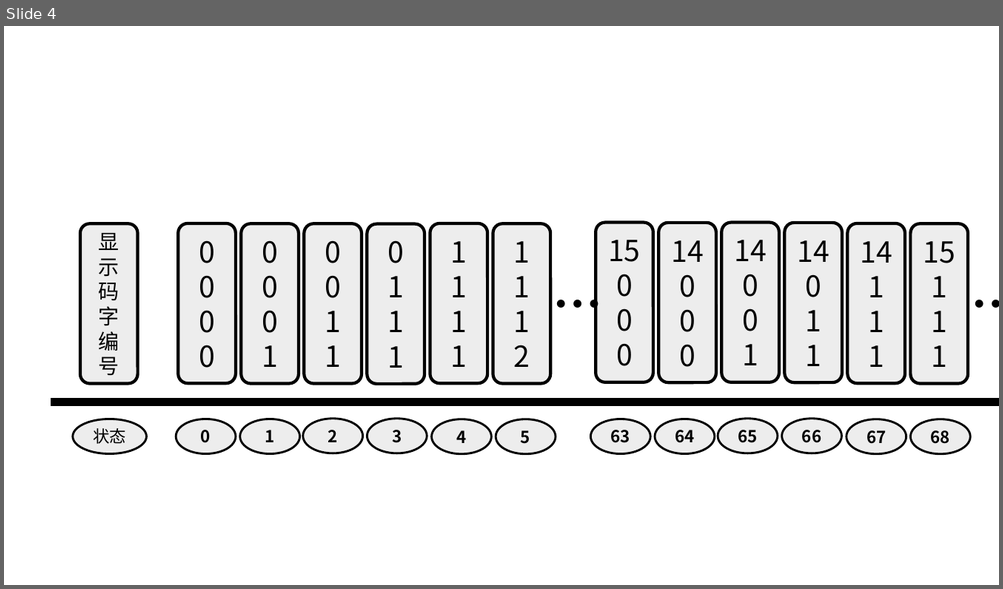
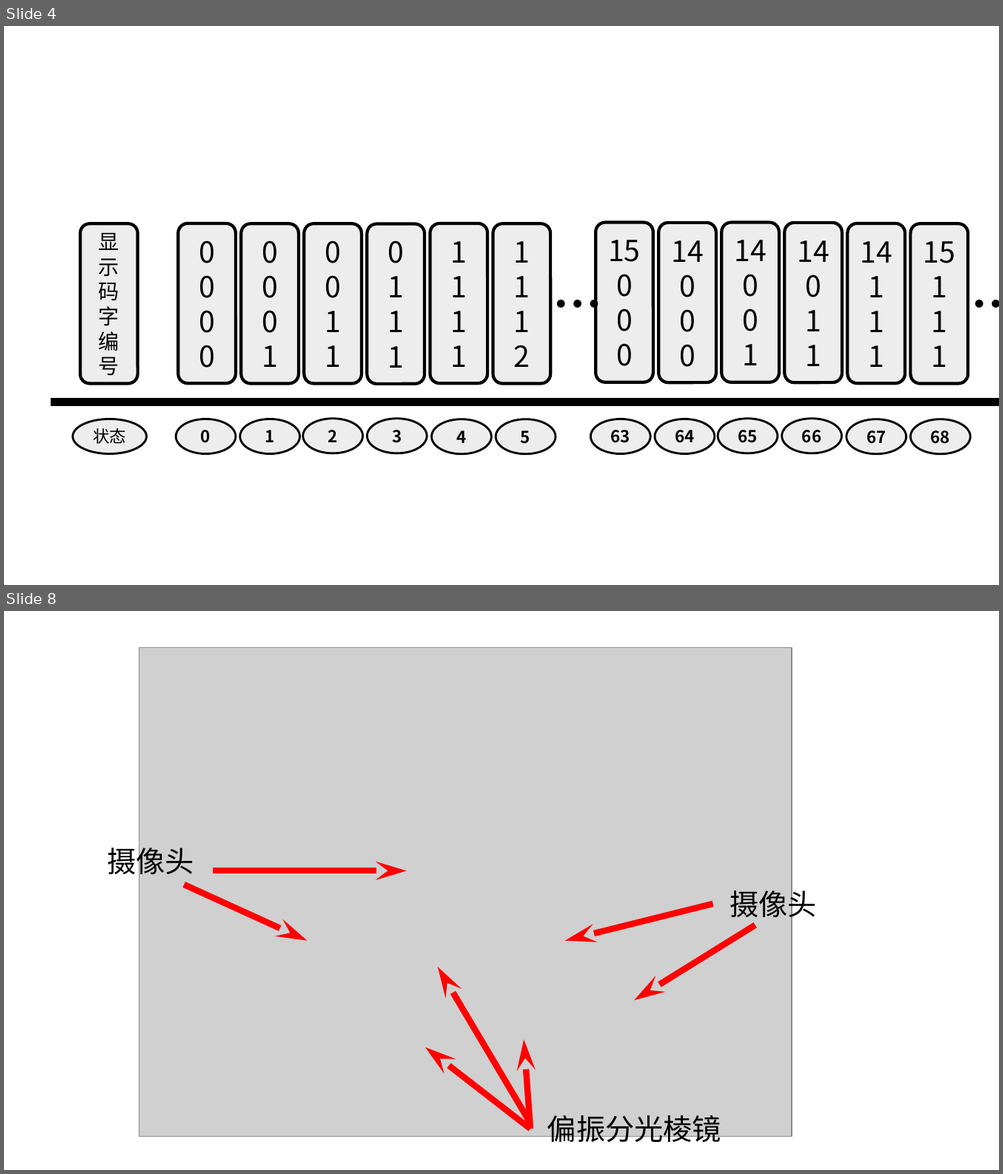
Before and after one commit to ddt2014/finalPaper, a slide deck: thuthesis-5.0.0/figures/演示文稿1.pptx. Shown one above the other, each under a label of ours: slide 4 before the commit, slides 4 and 8 after it; the slides between them are not shown. The pictures are 1003x589 and 1003x1174 pixels, drawn with LibreOffice and Linux fonts; fonts in the diff are those of the drawing; grey boxes stand for pictures. Boxes give left, top, right and bottom in pixels: in the first picture for what was removed or moved away, otherwise in the second. Text is boxed around its words. In the diff, an @@ line names an element or a change of style, - is before the commit and + after.

```diff
--- a/thuthesis-5.0.0/figures/演示文稿1.pptx
+++ b/thuthesis-5.0.0/figures/演示文稿1.pptx
@@ slide 8 added at bbox=[4, 611, 999, 1170], background #FFFFFF @@
@@ picture added at bbox=[139, 648, 791, 1137] @@
@@ text added at bbox=[108, 843, 194, 880], 28 pt, text #000000 @@
+摄像头
@@ arrow added from (213, 871) to (406, 871), #FF0000 6 pt @@
@@ arrow added from (184, 885) to (307, 941), #FF0000 6 pt @@
@@ text added at bbox=[729, 886, 816, 923], 28 pt, text #000000 @@
+摄像头
@@ arrow added from (713, 904) to (565, 941), #FF0000 6 pt @@
@@ arrow added from (755, 925) to (634, 1000), #FF0000 6 pt @@
@@ arrow added from (530, 1124) to (438, 967), #FF0000 6 pt @@
@@ arrow added from (530, 1130) to (426, 1048), #FF0000 6 pt @@
@@ arrow added from (530, 1130) to (524, 1040), #FF0000 6 pt @@
@@ text added at bbox=[547, 1116, 721, 1148], 28 pt, text #000000 @@
+偏振分光棱镜
```
Also in this commit, not shown: 5 other slides added, 34 other files.
